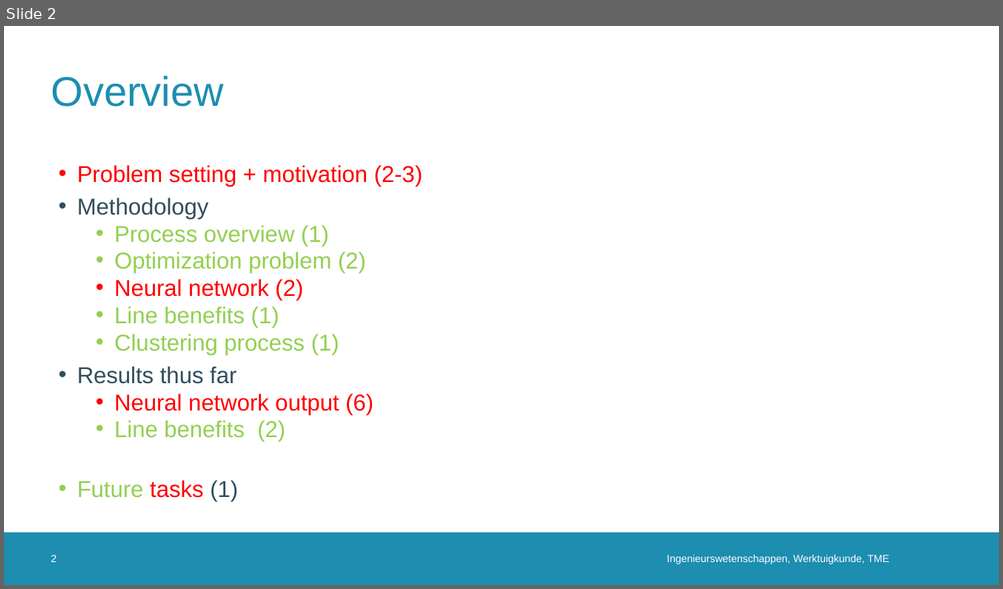
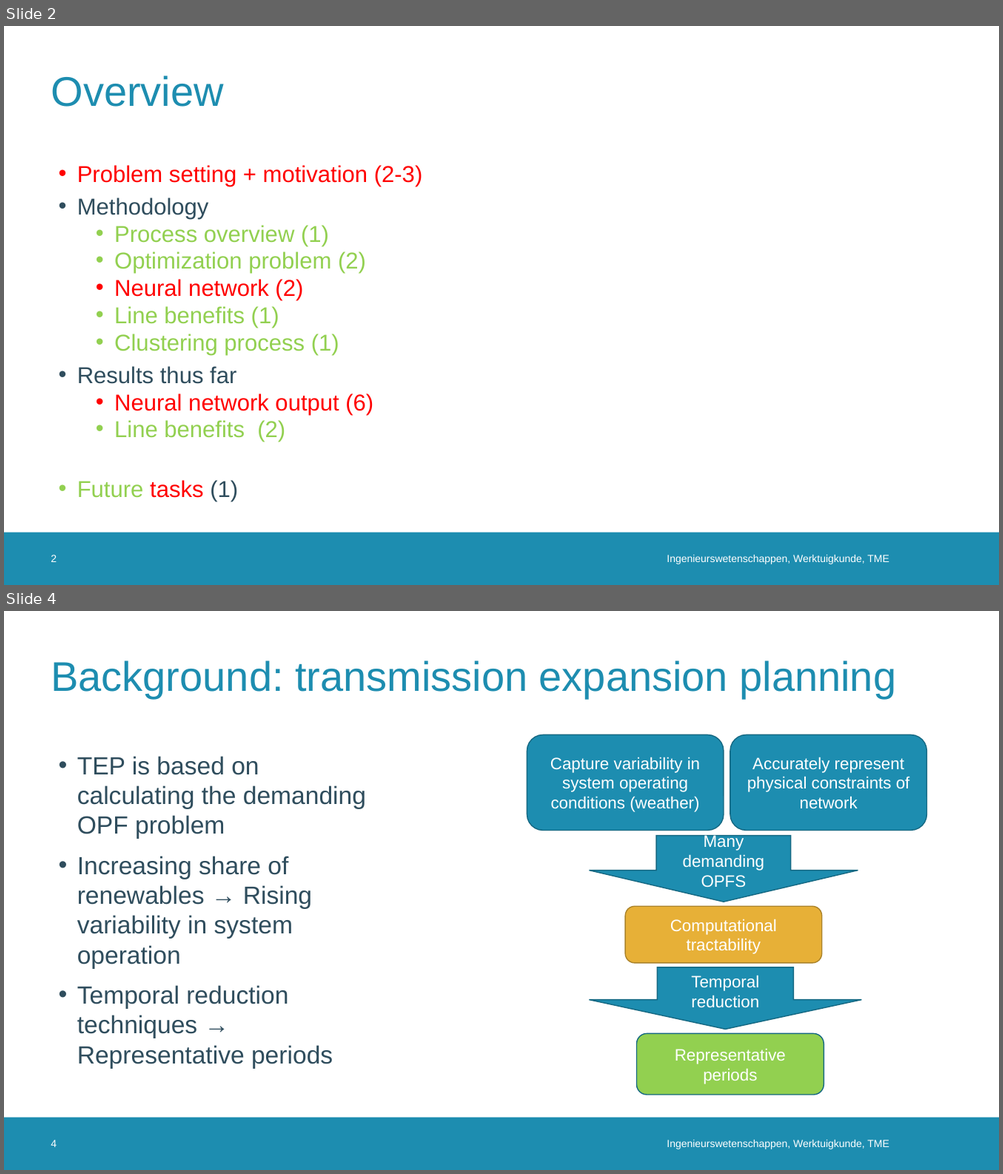
Before and after one commit to erikfilias/JointResearch, a slide deck: 02. Presentations/PresentationGroup.pptx. Shown one above the other, each under a label of ours: slide 2 before the commit, slides 2 and 4 after it; the slides between them are not shown. The pictures are 1003x589 and 1003x1174 pixels, drawn with LibreOffice and Linux fonts; fonts in the diff are those of the drawing; background and template pictures are left out. Boxes give left, top, right and bottom in pixels: in the first picture for what was removed or moved away, otherwise in the second. Text is boxed around its words. In the diff, an @@ line names an element or a change of style, - is before the commit and + after.

```diff
--- a/02. Presentations/PresentationGroup.pptx
+++ b/02. Presentations/PresentationGroup.pptx
@@ slide 4 added at bbox=[4, 611, 999, 1170], background #FFFFFF; not listed: 1 template element that a slide beside it also shows @@
@@ title added at bbox=[51, 661, 896, 698], 40 pt, text #1D8DB0 @@
+Background: transmission expansion planning
@@ rounded rectangle added at bbox=[527, 735, 723, 830], fill #1D8DB0, outline #156882 1 pt, 16 pt, text #FFFFFF @@
+Capture variability in system operating conditions (weather)
@@ rounded rectangle added at bbox=[730, 735, 926, 830], fill #1D8DB0, outline #156882 1 pt, 16 pt, text #FFFFFF @@
+Accurately represent physical constraints of network
@@ text added at bbox=[77, 756, 366, 1069], 24 pt, text #2F4D5D @@
+• TEP is based on calculating the demanding OPF problem
+• Increasing share of renewables → Rising variability in system operation
+• Temporal reduction techniques → Representative periods
@@ down arrow added at bbox=[589, 835, 857, 902], fill #1D8DB0, outline #156882 1 pt, 16 pt, text #FFFFFF @@
+Many demanding OPFS
@@ rounded rectangle added at bbox=[626, 906, 822, 963], fill #E7B037, outline #AB8229 1 pt, 16 pt, text #FFFFFF @@
+Computational tractability
@@ down arrow added at bbox=[589, 968, 861, 1030], fill #1D8DB0, outline #156882 1 pt, 16 pt, text #FFFFFF @@
+Temporal reduction
@@ rounded rectangle added at bbox=[637, 1034, 824, 1095], fill #92D050, outline #156882 1 pt, 16 pt, text #FFFFFF @@
+Representative periods
@@ page number added at bbox=[51, 1140, 57, 1147], 10 pt, text #FFFFFF @@
+4
@@ text added at bbox=[666, 1140, 889, 1150], 10 pt, text #FFFFFF @@
+Ingenieurswetenschappen, Werktuigkunde, TME
```
Also in this commit, not shown: 3 slides changed, 3 other slides added.
